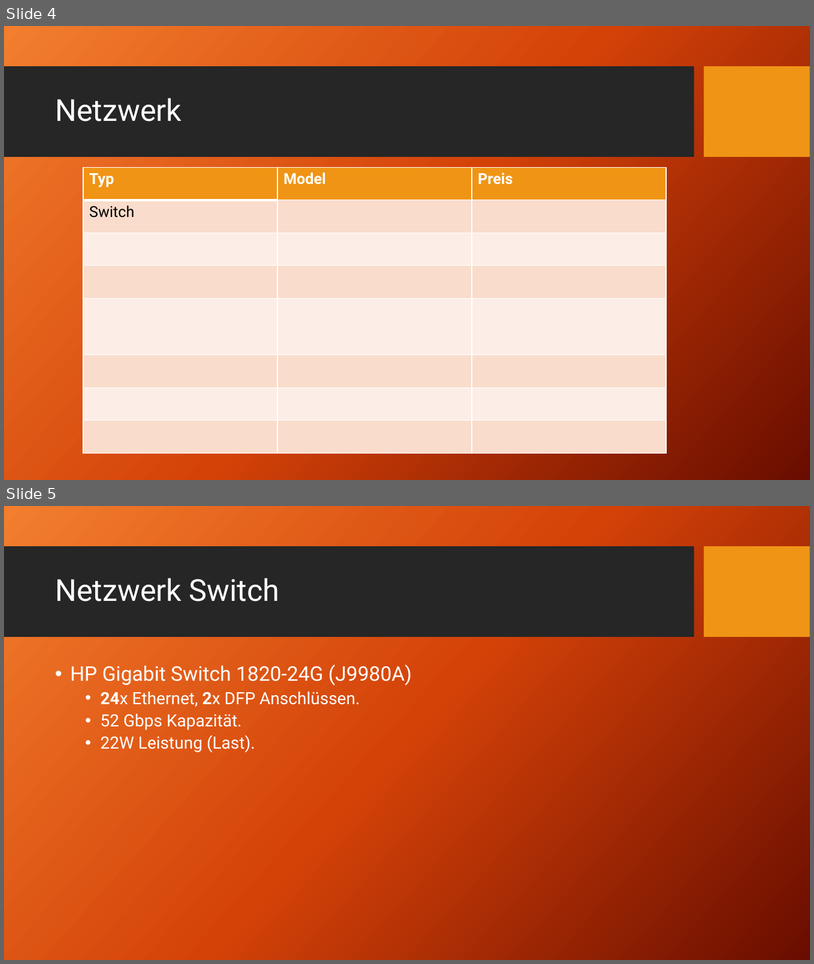
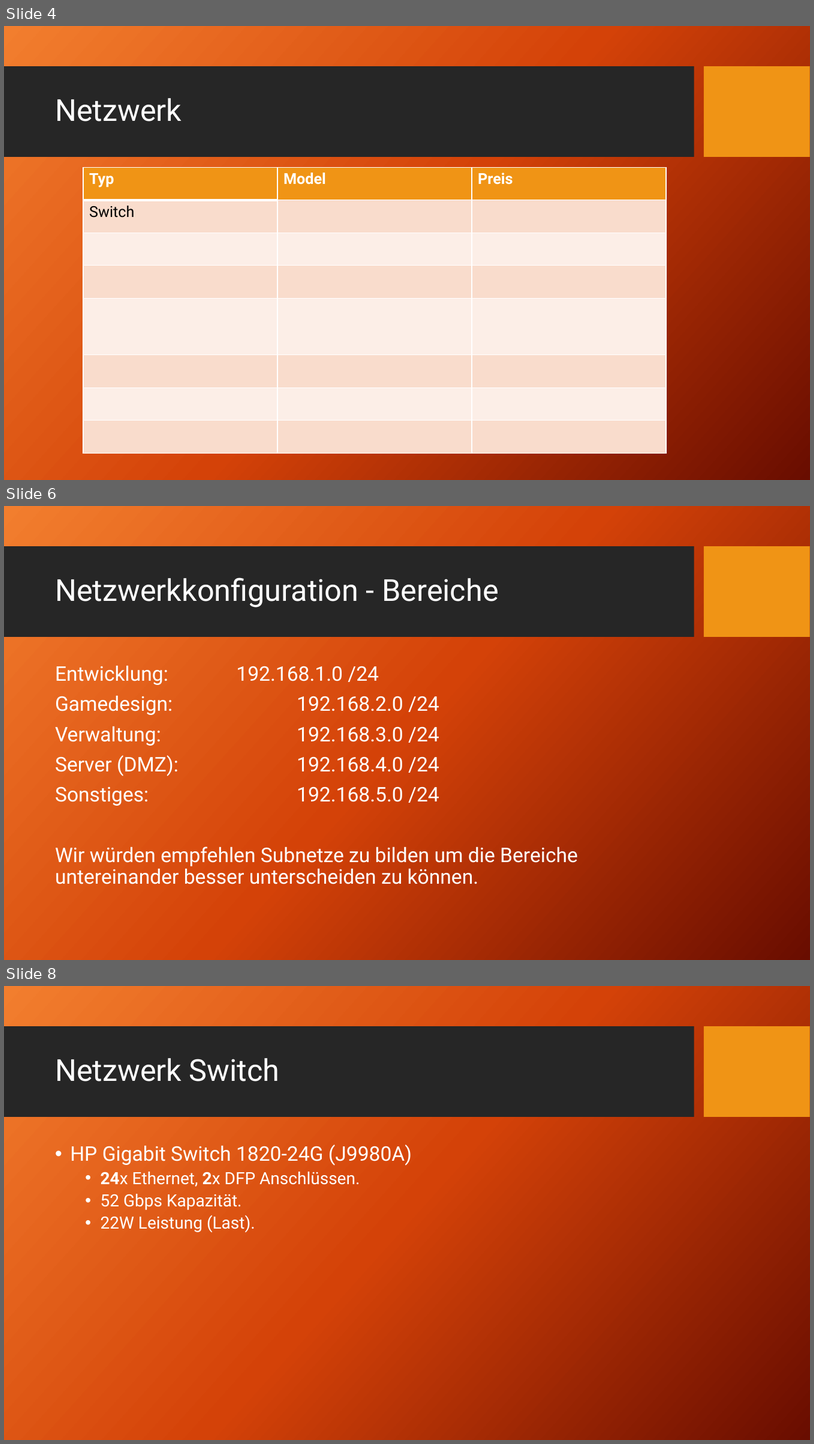
Before and after one commit to HaJaReDeluxe/mintBerryCrunchGames, a slide deck: Angebot für mintBerryCrunchGames GmbH.pptx. Shown one above the other, each under a label of ours: slides 4 and 5 before the commit, slides 4, 6 and 8 after it; the slides between them are not shown. The pictures are 814x964 and 814x1444 pixels, drawn with LibreOffice and Linux fonts; fonts in the diff are those of the drawing; background and template pictures are left out. Boxes give left, top, right and bottom in pixels: in the first picture for what was removed or moved away, otherwise in the second. Text is boxed around its words. In the diff, an @@ line names an element or a change of style, - is before the commit and + after.

```diff
--- a/Angebot für mintBerryCrunchGames GmbH.pptx
+++ b/Angebot für mintBerryCrunchGames GmbH.pptx
@@ slide 6 added at <box>4,506,810,960</box>, background picture (left out); not listed: 2 template elements that a slide beside it also shows @@
@@ title added at <box>55,577,499,607</box>, 36 pt, text #FFFFFF @@
+Netzwerkkonfiguration - Bereiche
@@ text added at <box>55,665,578,884</box>, 24 pt, text #FFFFFF @@
+Entwicklung: 192.168.1.0 /24
+Gamedesign: 192.168.2.0 /24
+Verwaltung: 192.168.3.0 /24
+Server (DMZ): 192.168.4.0 /24
+Sonstiges: 192.168.5.0 /24
+Wir würden empfehlen Subnetze zu bilden um die Bereiche untereinander besser unterscheiden zu können.
@@ what was slide 5 is now slide 8 @@
```
Also in this commit, not shown: 2 other slides added, 2 other files.
